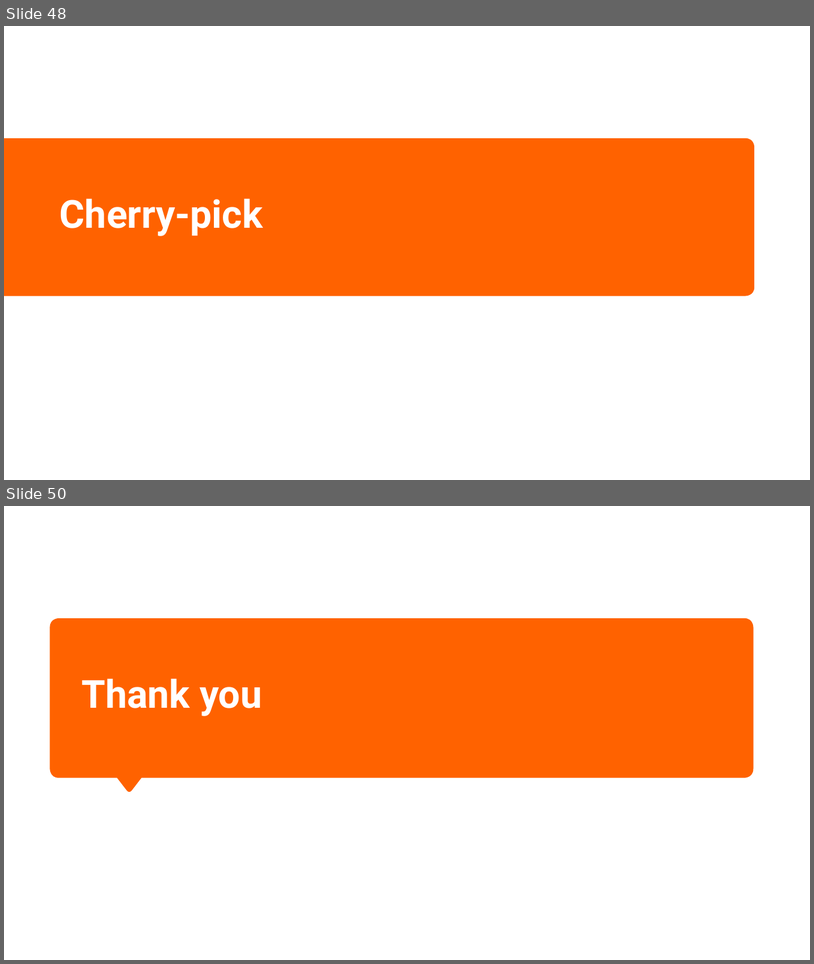
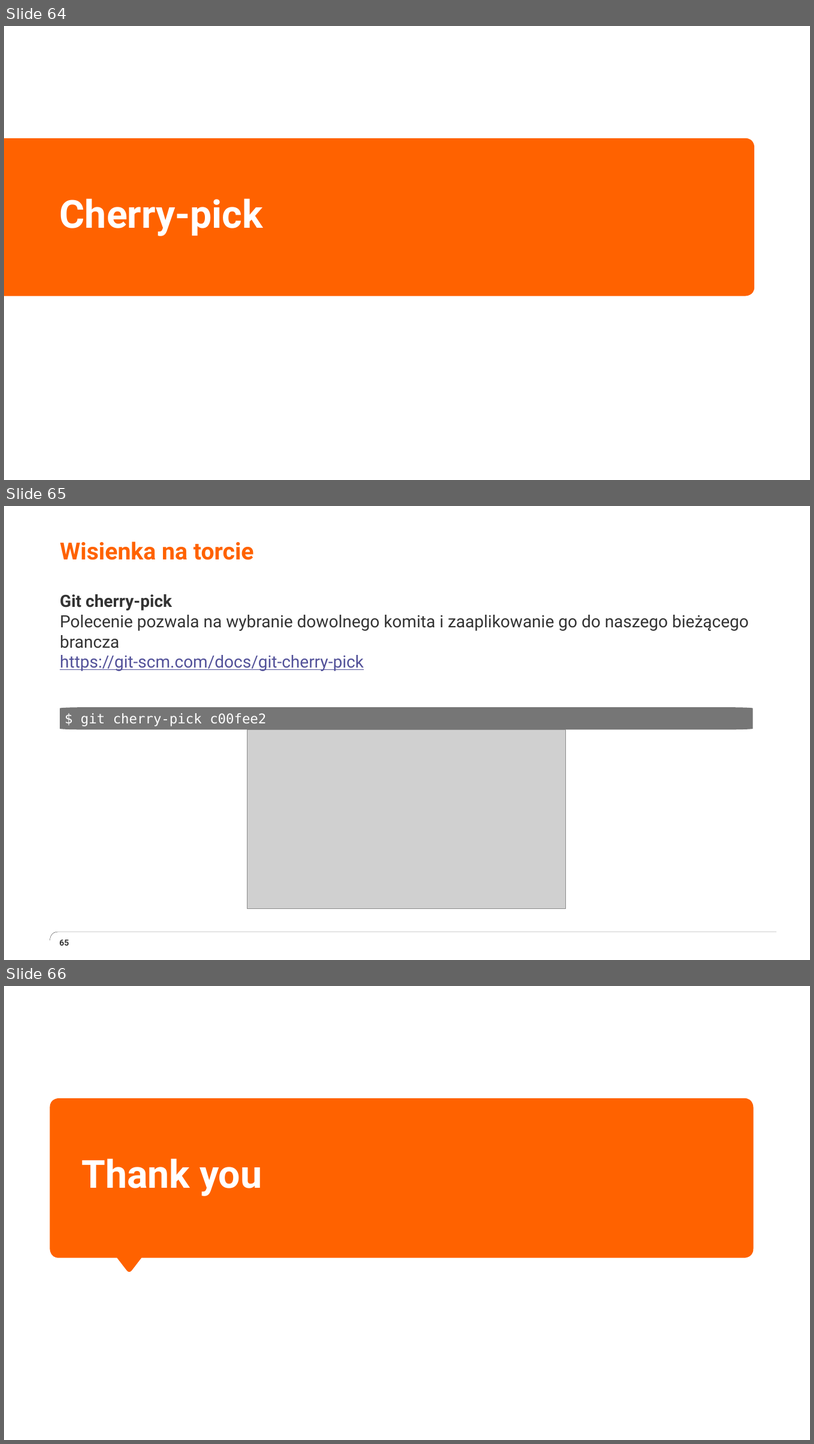
Before and after one commit to grazin/git_materialy, a slide deck: prezentacja/How git are you.pptx. Shown one above the other, each under a label of ours: slides 48 and 50 before the commit, slides 64, 65 and 66 after it; the slides between them are not shown. The pictures are 814x964 and 814x1444 pixels, drawn with LibreOffice and Linux fonts; fonts in the diff are those of the drawing; grey boxes stand for pictures; background and template pictures are left out. Boxes give left, top, right and bottom in pixels: in the first picture for what was removed or moved away, otherwise in the second. Text is boxed around its words. In the diff, an @@ line names an element or a change of style, - is before the commit and + after.

Commit message:
Dodanie paru slajdów o mechanice, zdalnych repo, branczach, cherry picku i podstawach gita

```diff
--- a/prezentacja/How git are you.pptx
+++ b/prezentacja/How git are you.pptx
@@ slide 65 added at [4, 506, 810, 960], background #FFFFFF @@
@@ title added at [60, 541, 254, 560], 28 pt, text #FF6200, bold @@
+Wisienka na torcie
@@ text added at [60, 594, 749, 671], 20 pt, text #333333 @@
+Git cherry-pick
+  Polecenie pozwala na wybranie dowolnego komita i zaaplikowanie go do naszego bieżącego brancza
+  https://git-scm.com/docs/git-cherry-pick
@@ freeform shape added at [60, 708, 753, 730], fill #767676, 16 pt, text #FFFFFF @@
+$ git cherry-pick c00fee2
@@ picture added at [247, 729, 566, 908] @@
@@ freeform shape added at [50, 931, 777, 940], outline #333333 0.25 pt @@
@@ page number added at [59, 939, 69, 945], 10 pt, text #333333, bold @@
+65
@@ what was slide 48 is now slide 64 @@
@@ what was slide 50 is now slide 66 @@
```
Also in this commit, not shown: 16 other slides added, 1 slide removed, 8 other files.
